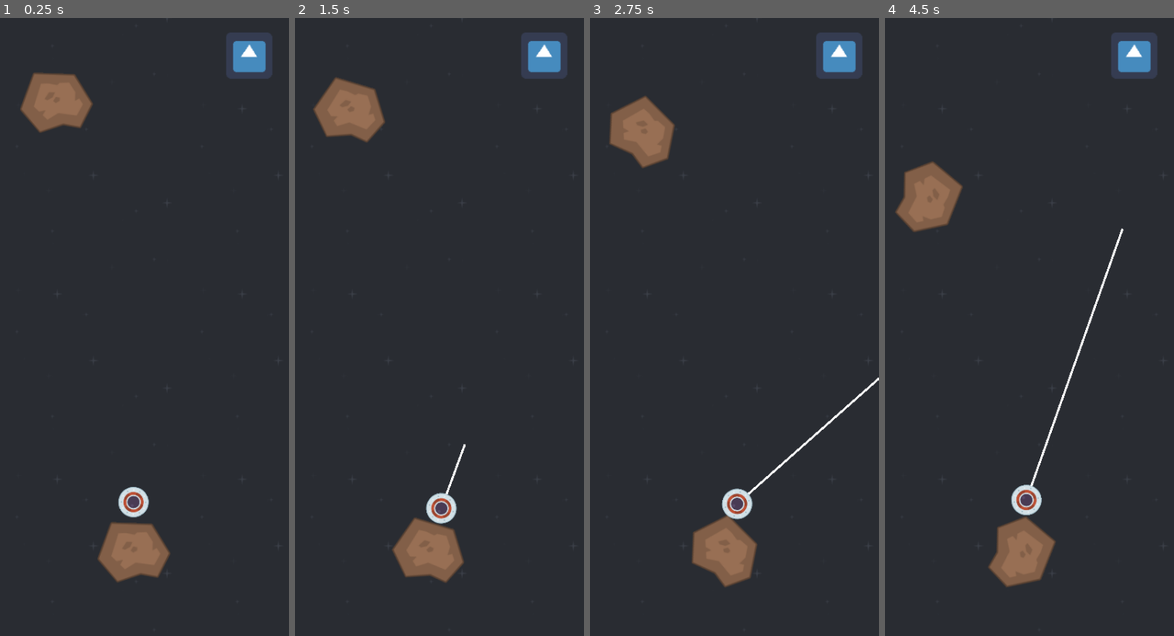
Above: before the commit, frames 1-4 (left to right).
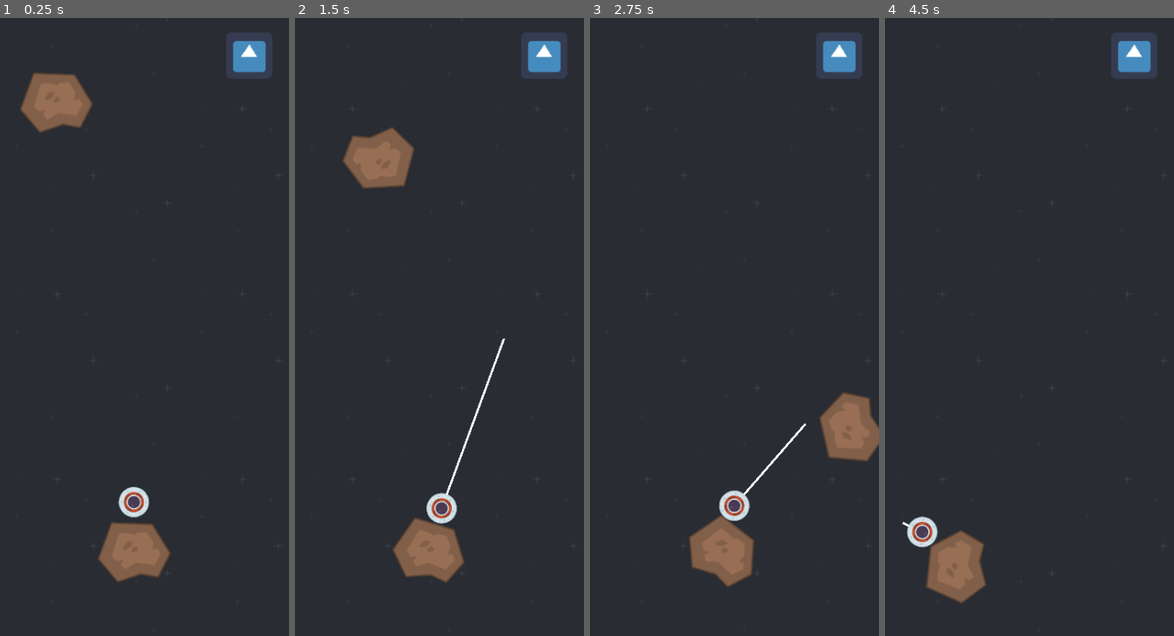
Above: after the commit, the same moments.

Repository: brendankhoury/To-the-moon-and-hack
Game: Godot game, scene res://Src/Main.tscn
The game is run twice, just before and just after one commit, with the same random seed, the same clock (stepped at 60 frames per second) and the same inputs. The engine's default icon, where the game draws it, is replaced by a stand-in: a white triangle on a blue panel in a dark square.
Inputs (mouse positions are in pixels of both pictures, inside the frame that each line leads up to):
- Up to frame 1 (0.25 s): no input
- Up to frame 2 (1.5 s): click (543, 55) at 0.5 s; click (543, 55) at 1.25 s
- Up to frame 3 (2.75 s): click (838, 55) at 2 s
- Up to frame 4 (4.5 s): tap Enter at 2.75 s; move the mouse to (1093, 296) at 2.77 s; hold Space (tap) 2.78-3.53 s; move the mouse to (971, 357) at 3.52 s; tap Space (tap) at 3.6, 4.25 s; move the mouse to (1058, 191) at 4.27 s; hold Space (tap) from 4.28 s (still down)

The runs differ from the first frame. In frame 1, less than 0.1% of the frame differs, in the area x 40-52%, y 75-81%; in frame 2, 3.8%; in frame 3, 4.5%; in frame 4, 6.7%, in the area x 3-83%, y 23-95%.

Commit message:
Added player to the asteroid colision masks

Diff:
--- a/Src/Actors/Asteroid.tscn
+++ b/Src/Actors/Asteroid.tscn
@@ -10,7 +10,7 @@
 
 [node name="Asteroid" type="RigidBody2D"]
 collision_layer = 2
-collision_mask = 2
+collision_mask = 3
 gravity_scale = 0.0
 can_sleep = false
 script = ExtResource( 2 )
--- a/Src/Main.tscn
+++ b/Src/Main.tscn
@@ -64,12 +64,13 @@
 position = Vector2( -82.8822, -303.322 )
 
 [node name="StartAstroid" parent="." instance=ExtResource( 1 )]
-position = Vector2( 24.0416, 319.612 )
+position = Vector2( 24.5713, 319.612 )
 move_speed = 0
 
 [node name="Player" parent="StartAstroid" instance=ExtResource( 2 )]
 position = Vector2( -3.41815, -70.3212 )
 rotation = 2.60229
+grapple_speed = 1200.0
 
 [node name="AsteroidPath" type="Path2D" parent="."]
 curve = SubResource( 2 )
